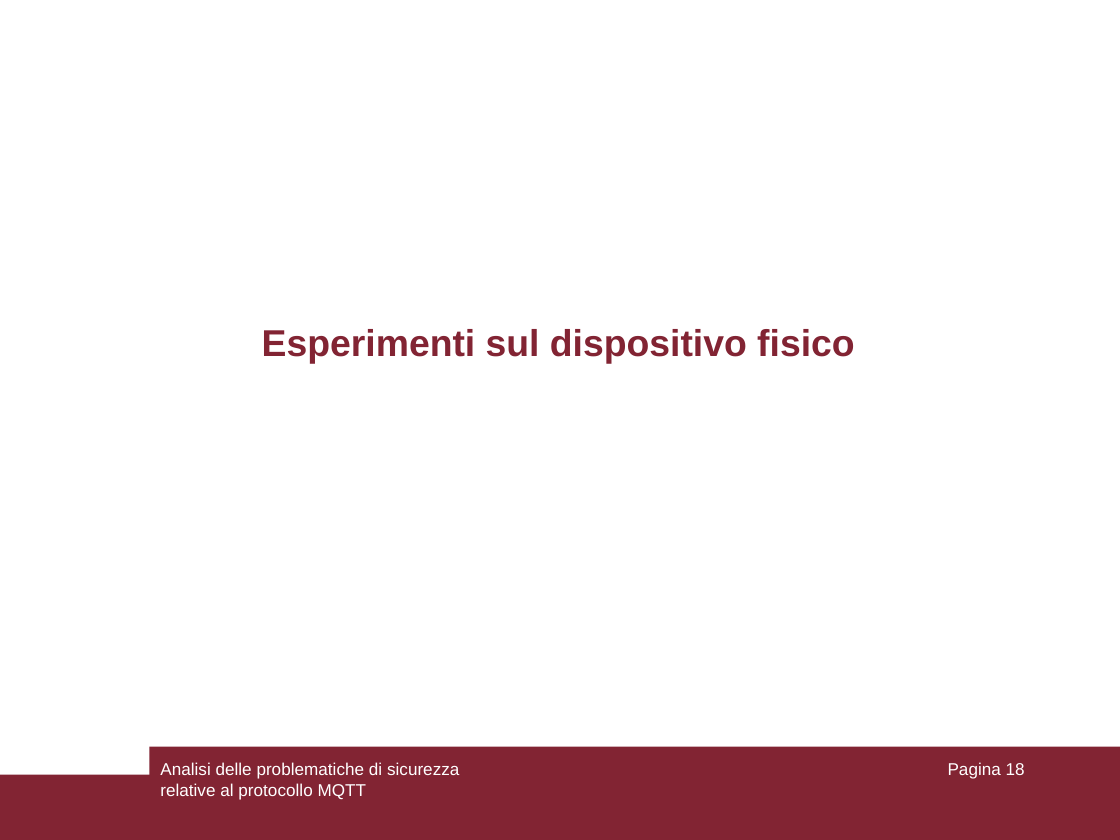
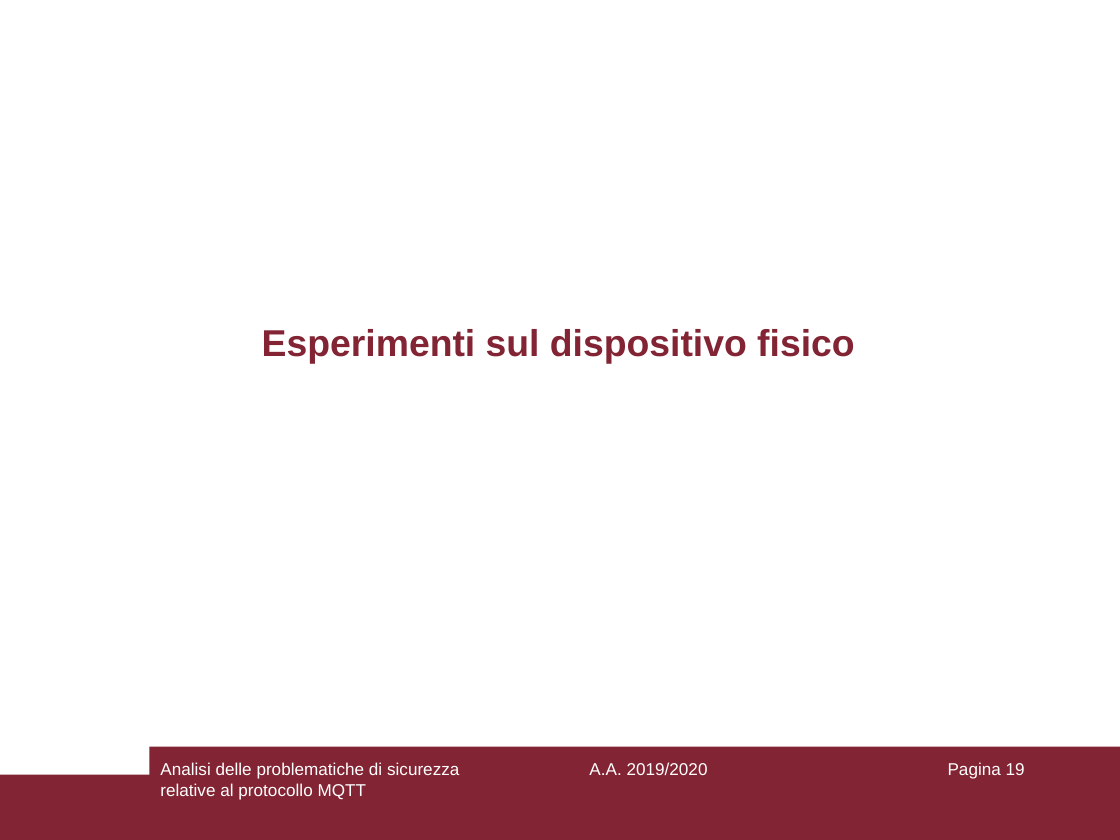
Before and after one commit to aedoardo/bachelor-degree-thesis, a slide deck: slide 19 of slides/Presentazione.ppt (slide 18 before the commit). Drawn at 1120x840 pixels with LibreOffice and Linux fonts; fonts in the diff are those of the drawing. Boxes give left, top, right and bottom in pixels: in the first picture for what was removed or moved away, otherwise in the second. Text is boxed around its words. In the diff, an @@ line names an element or a change of style, - is before the commit and + after.

```diff
--- a/slides/Presentazione.ppt
+++ b/slides/Presentazione.ppt
@@ text added at bbox=[589, 762, 708, 775], 11 pt, text #FFFFFF @@
+A.A. 2019/2020
@@ page number at bbox=[948, 762, 1025, 779]: text changed @@
-Pagina 18
+Pagina 19
```
Also in this commit, not shown: 7 other slides changed, 3 slides added, 1 other file.
